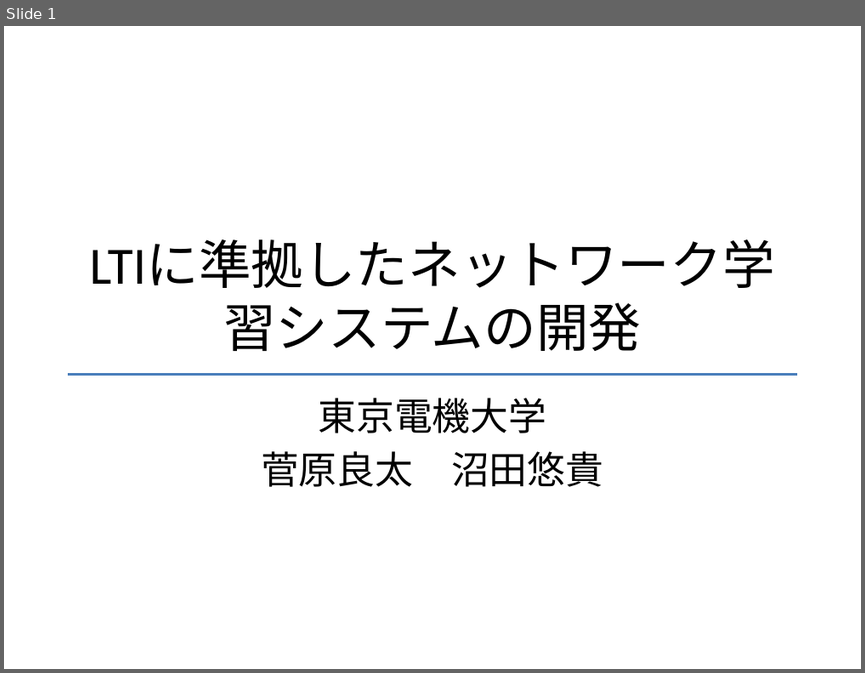
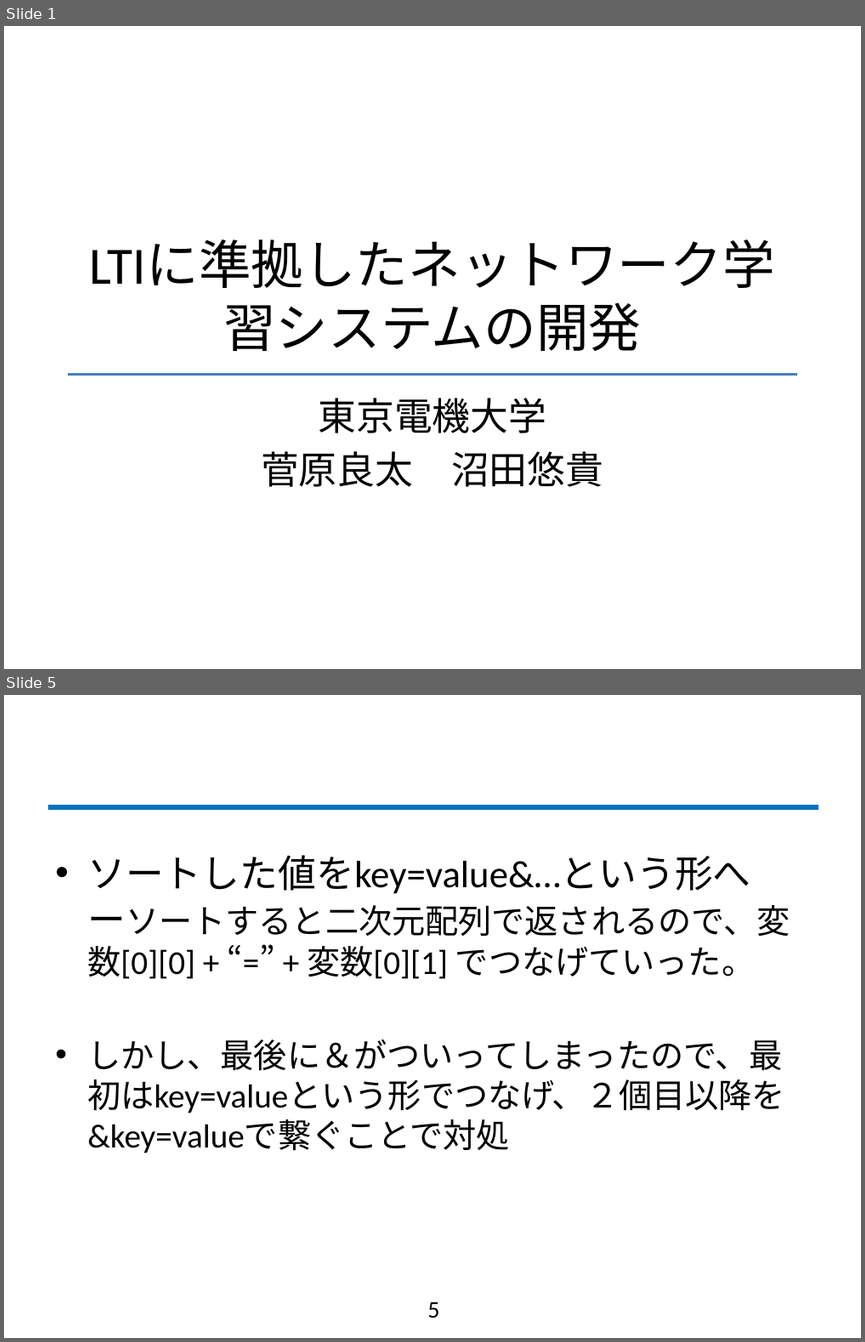
Before and after one commit to fujiLabo/fuji_simu, a slide deck: テンプレ.pptx. Shown one above the other, each under a label of ours: slide 1 before the commit, slides 1 and 5 after it; the slides between them are not shown. The pictures are 865x673 and 865x1342 pixels, drawn with LibreOffice and Linux fonts; fonts in the diff are those of the drawing; background and template pictures are left out. Boxes give left, top, right and bottom in pixels: in the first picture for what was removed or moved away, otherwise in the second. Text is boxed around its words. In the diff, an @@ line names an element or a change of style, - is before the commit and + after.

```diff
--- a/テンプレ.pptx
+++ b/テンプレ.pptx
@@ slide 5 added at [4,695,861,1338], background #FFFFFF @@
@@ line added from (47, 807) to (818, 807), #0070C0 4 pt @@
@@ text added at [87,855,789,1153], 28 pt, text #000000 @@
+• ソートした値をkey=value&…という形へ
+  ーソートすると二次元配列で返されるので、変数[0][0] + “=” + 変数[0][1] でつなげていった。
+• しかし、最後に＆がついってしまったので、最初はkey=valueという形でつなげ、２個目以降を&key=valueで繋ぐことで対処
@@ page number added at [427,1302,439,1318], 20 pt, text #000000 @@
+5
```
Also in this commit, not shown: 6 other slides added, 1 other file.
